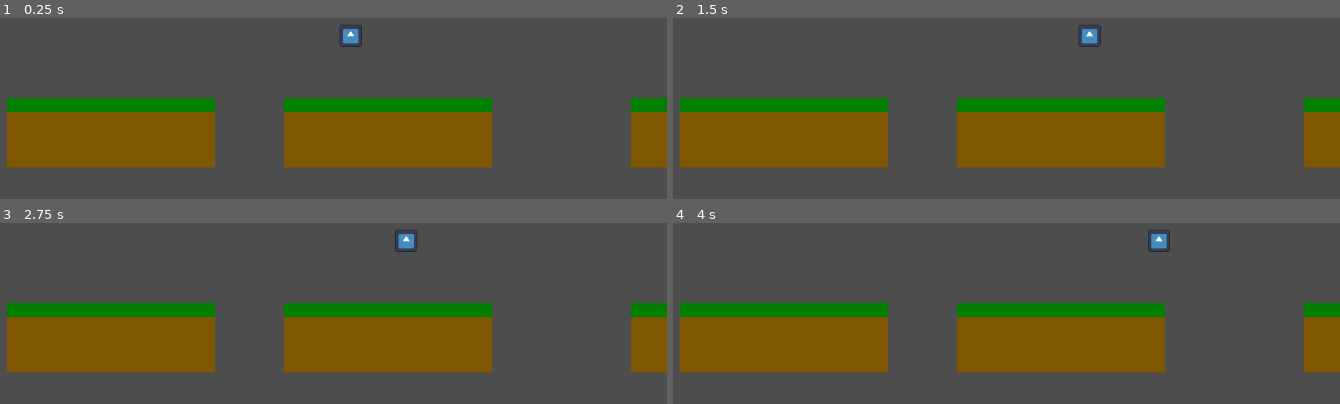
Above: before the commit, frames 1-4 (two rows, left to right).
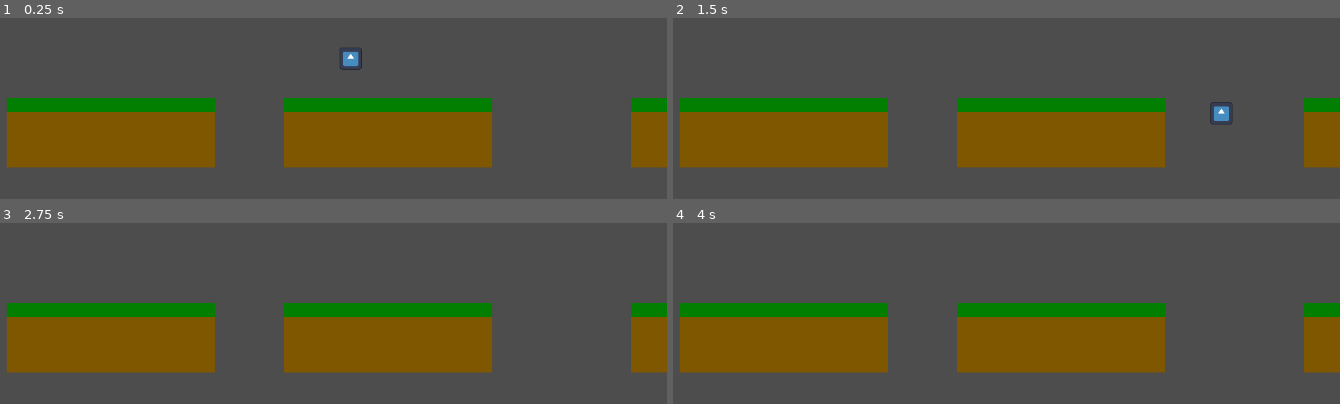
Above: after the commit, the same moments.

Repository: taiseicee/Devotion
Game: Godot game, scene res://scenes/levels/level_test.tscn
The game is run twice, just before and just after one commit, with the same random seed, the same clock (stepped at 60 frames per second) and the same inputs. The engine's default icon, where the game draws it, is replaced by a stand-in: a white triangle on a blue panel in a dark square.
Inputs:
- Up to frame 1 (0.25 s): no input
- Up to frame 2 (1.5 s): hold D (move_right) from 0.53 s (still down)
- Up to frame 3 (2.75 s): release D (move_right) at 2.03 s; hold A (move_left) from 2.03 s (still down)
- Up to frame 4 (4 s): release A (move_left) at 2.78 s; hold D (move_right) from 2.78 s (still down)

The runs differ from the first frame. In frame 1, 0.5% of the frame differs, in the area x 50-55%, y 3-29%; in frame 2, 0.5%; in frame 3, 0.3%; in frame 4, 0.3%.

Commit message:
Added Movement Component and Falling

Diff:
--- a/scenes/player/player.tscn
+++ b/scenes/player/player.tscn
@@ -1,10 +1,12 @@
-[gd_scene load_steps=7 format=3 uid="uid://gk13n5w5sdjo"]
+[gd_scene load_steps=9 format=3 uid="uid://gk13n5w5sdjo"]
 
 [ext_resource type="Script" path="res://src/player/player.gd" id="1_2nw71"]
 [ext_resource type="Texture2D" uid="uid://b4bk082itopvy" path="res://icon.svg" id="1_m5cen"]
 [ext_resource type="Script" path="res://src/player/state_machine.gd" id="2_k38tq"]
 [ext_resource type="Script" path="res://src/player/idle.gd" id="2_q1bb2"]
 [ext_resource type="Script" path="res://src/player/move.gd" id="5_hlgto"]
+[ext_resource type="Script" path="res://src/player/fall.gd" id="6_372ll"]
+[ext_resource type="Script" path="res://src/movement_component.gd" id="6_we8gr"]
 
 [sub_resource type="CapsuleShape2D" id="CapsuleShape2D_1ti1n"]
 
@@ -18,14 +20,24 @@
 [node name="collider" type="CollisionShape2D" parent="."]
 shape = SubResource("CapsuleShape2D_1ti1n")
 
-[node name="state_machine" type="Node" parent="." node_paths=PackedStringArray("starting_state")]
+[node name="state_machine" type="Node" parent="." node_paths=PackedStringArray("start_state")]
 script = ExtResource("2_k38tq")
-starting_state = NodePath("idle")
+start_state = NodePath("idle")
 
-[node name="idle" type="Node" parent="state_machine" node_paths=PackedStringArray("state_move")]
-script = ExtResource("2_q1bb2")
+[node name="fall" type="Node" parent="state_machine" node_paths=PackedStringArray("state_idle", "state_move")]
+script = ExtResource("6_372ll")
+state_idle = NodePath("../idle")
 state_move = NodePath("../move")
 
-[node name="move" type="Node" parent="state_machine" node_paths=PackedStringArray("state_idle")]
+[node name="idle" type="Node" parent="state_machine" node_paths=PackedStringArray("state_fall", "state_move")]
+script = ExtResource("2_q1bb2")
+state_fall = NodePath("../fall")
+state_move = NodePath("../move")
+
+[node name="move" type="Node" parent="state_machine" node_paths=PackedStringArray("state_fall", "state_idle")]
 script = ExtResource("5_hlgto")
+state_fall = NodePath("../fall")
 state_idle = NodePath("../idle")
+
+[node name="movement_component" type="Node" parent="."]
+script = ExtResource("6_we8gr")
--- /dev/null
+++ b/src/movement_component.gd
@@ -0,0 +1,18 @@
+extends Node
+
+@export
+var speed: float = 300
+@export
+var speed_jump: float = 400
+
+var character: CharacterBody2D
+var gravity: float = ProjectSettings.get_setting("physics/2d/default_gravity")
+
+func init(characterBody: CharacterBody2D) -> void:
+	character = characterBody
+
+func handle_move(direction: float) -> void:
+	character.velocity.x = direction * speed
+
+func handle_gravity(delta: float) -> void:
+	character.velocity.y += gravity * delta
--- /dev/null
+++ b/src/player/fall.gd
@@ -0,0 +1,14 @@
+extends State
+
+@export
+var state_idle: State
+@export
+var state_move: State
+
+func process_physics(delta: float) -> State:
+	movement_comp.handle_gravity(delta)
+	character.move_and_slide()
+
+	if character.is_on_floor():
+		return state_idle
+	return null
--- a/src/player/idle.gd
+++ b/src/player/idle.gd
@@ -1,5 +1,7 @@
 extends State
 
+@export
+var state_fall: State
 @export
 var state_move: State
 
@@ -11,3 +13,12 @@
 	if Input.is_action_just_pressed("move_left") or Input.is_action_just_pressed("move_right"):
 		return state_move
 	return null
+
+func process_physics(delta: float) -> State:
+	movement_comp.handle_gravity(delta)
+	character.move_and_slide()
+
+	if not character.is_on_floor():
+		return state_fall
+
+	return null
--- a/src/player/move.gd
+++ b/src/player/move.gd
@@ -1,15 +1,21 @@
 extends State
 
+@export
+var state_fall: State
 @export
 var state_idle: State
 
 func process_physics(delta: float) -> State:
-	var movement: float = Input.get_axis("move_left", "move_right") * 100
+	movement_comp.handle_gravity(delta)
+	var direction: float = Input.get_axis("move_left", "move_right")
 
-	if movement == 0:
+	if direction == 0:
 		return state_idle
 
-	character.velocity.x = movement
+	movement_comp.handle_move(direction)
 	character.move_and_slide()
 
+	if not character.is_on_floor():
+		return state_fall
+
 	return null
--- a/src/player/player.gd
+++ b/src/player/player.gd
@@ -2,9 +2,12 @@
 
 @onready
 var state_machine: Node = $state_machine
+@onready
+var movement_comp: Node = $movement_component
 
 func _ready() -> void:
-	state_machine.init(self)
+	movement_comp.init(self)
+	state_machine.init(self, movement_comp)
 
 func _process(delta) -> void:
 	state_machine.process_frame(delta)
--- a/src/player/state_machine.gd
+++ b/src/player/state_machine.gd
@@ -5,15 +5,16 @@
 ## More info in README
 
 @export
-var starting_state: State
+var start_state: State
 
 var current_state: State
 
-func init(character: CharacterBody2D) -> void:
+func init(character: CharacterBody2D, movement_comp: Node) -> void:
 	for state in get_children():
 		state.character = character
+		state.movement_comp = movement_comp
 
-	change_state(starting_state)
+	change_state(start_state)
 
 func change_state(new_state: State) -> void:
 	if current_state:
--- a/src/state-machine/state.gd
+++ b/src/state-machine/state.gd
@@ -6,6 +6,7 @@
 ## More info in README
 
 var character: CharacterBody2D
+var movement_comp: Node
 
 # TODO: Animation functionality
 # TODO: Movement Component
